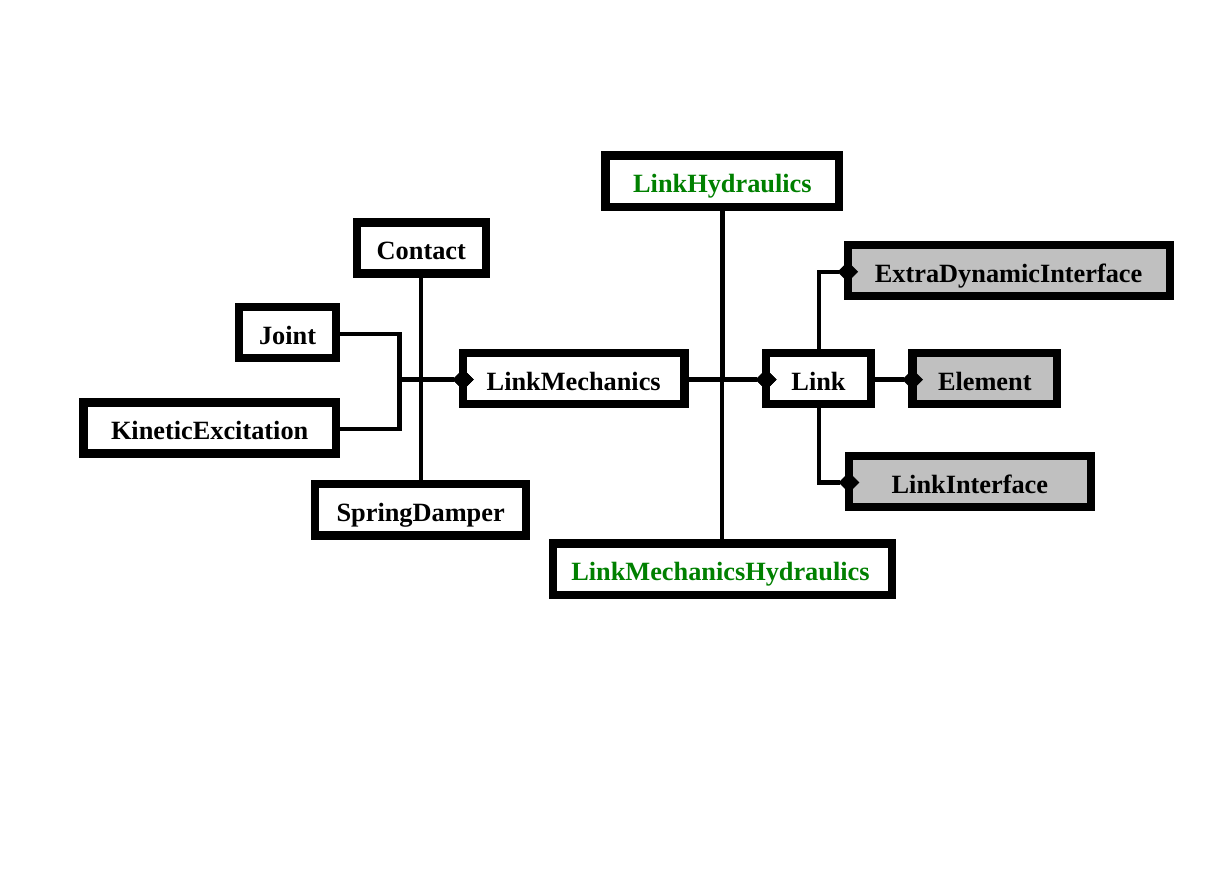
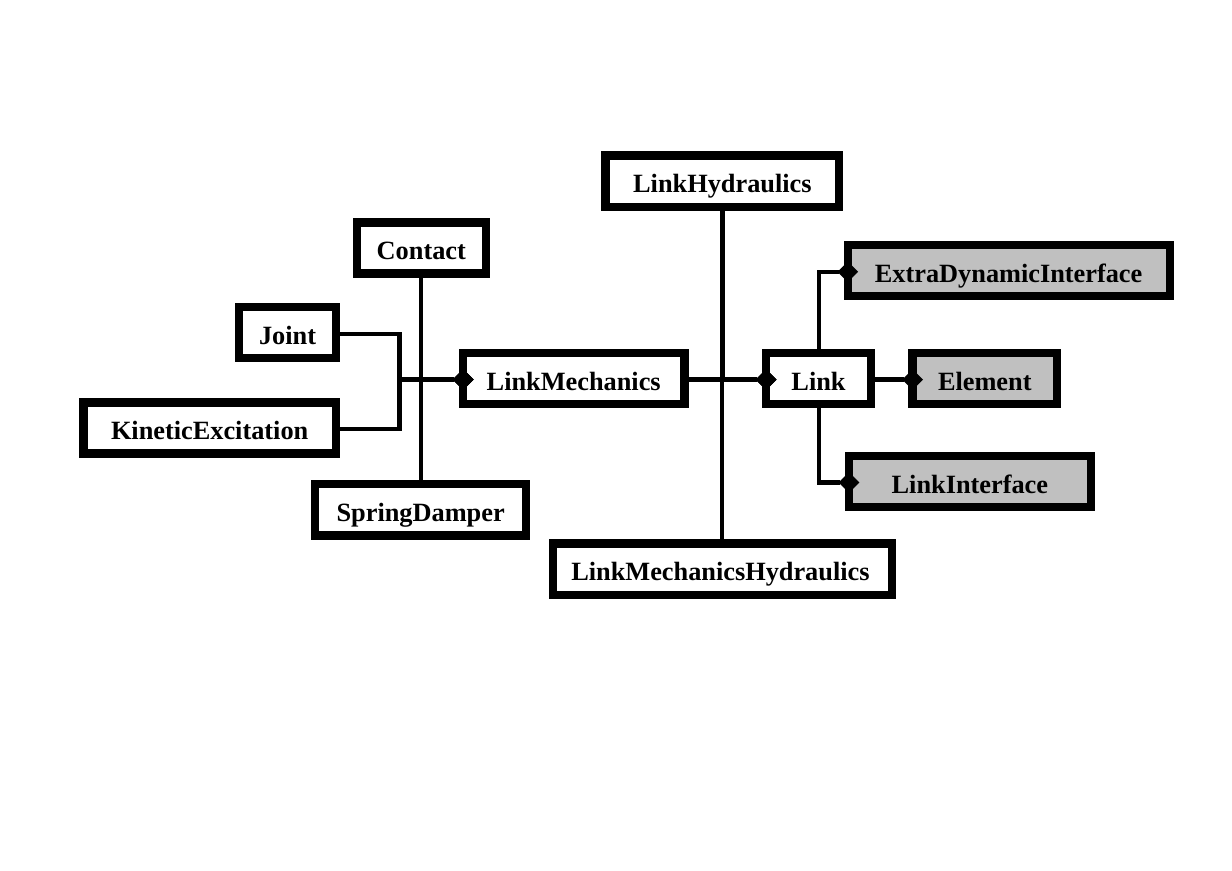
Before and after one commit to mbsim-env/mbsim, a slide deck: slide 1 of trunk/tutorial/CDR/mbsim_link.odp. Drawn at 1232x871 pixels with LibreOffice and Linux fonts; fonts in the diff are those of the drawing. Boxes give left, top, right and bottom in pixels: in the first picture for what was removed or moved away, otherwise in the second. Text is boxed around its words. In the diff, an @@ line names an element or a change of style, - is before the commit and + after.

```diff
--- a/trunk/tutorial/CDR/mbsim_link.odp
+++ b/trunk/tutorial/CDR/mbsim_link.odp
@@ rectangle "LinkHydraulics" at [606,156,840,208]: text colour #008000 to #000000 @@
@@ rectangle "LinkMechanicsHydraulics" at [553,544,893,595]: text colour #008000 to #000000 @@
```
Also in this commit, not shown: 21 other files.
